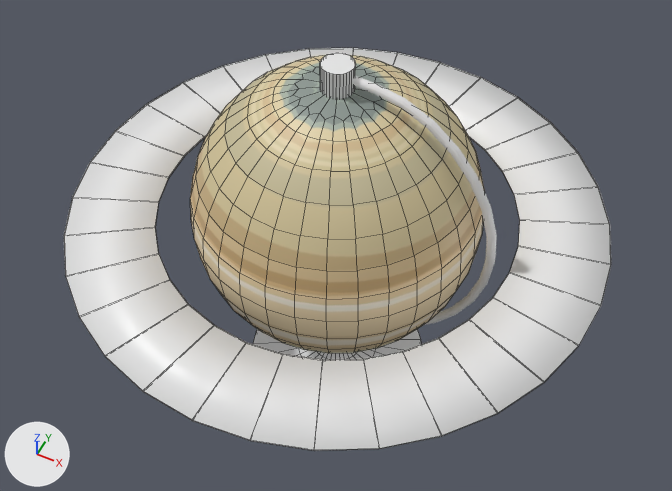
What one commit did to the FBX model Pawns/Space/Saturn/Saturn.fbx.
Camera for both pictures: a 50 mm lens placed at (0.189, -0.38, 0.606), pointed at (0.002, -0.005, 0.137). The axes (+X, +Y, +Z) are drawn at lower left. The lights are the same throughout. Mesh edges are drawn as thin lines on the coarser meshes. Where no turn or scale is listed for an object, it has been applied to the vertices.
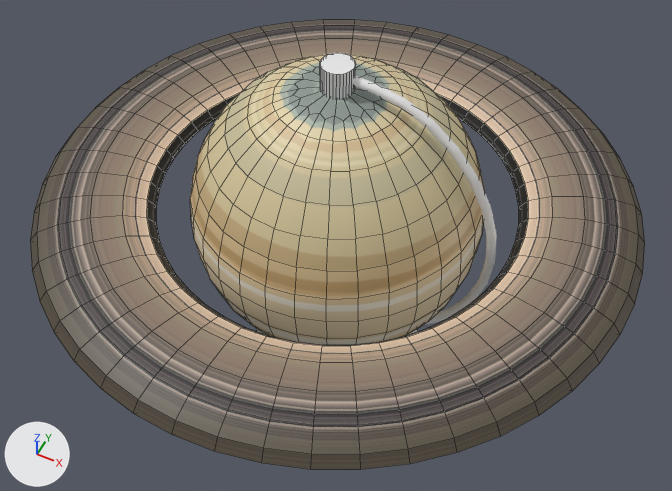
Changed parts and their boxes (x1, y1, x2, y2) in the pictures (672 x 491 px):
'Torus', added: after (30, 20, 645, 469)
'Circle', deleted: before (64, 48, 611, 451)

What the commit changed:
Picture 'SaturnRings.png' (img_saturnrings_png) is new.
Material 'SaturnRings' (mat_saturnrings) is new.
Its texture is img_saturnrings_png (with its transparency).
Mesh me_torus is new.
It has 576 vertices, 576 faces and spans x -0.194..0.194, y -0.194..0.194, z 0.165..0.19.
It uses material mat_saturnrings (picture img_saturnrings_png).
Object 'Circle' (ob_circle) is deleted.
Object 'Torus' (ob_torus) is new; it shows me_torus.
Its location is (0.0, 0.0, 0.0).
